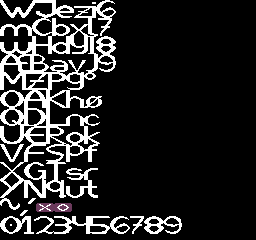
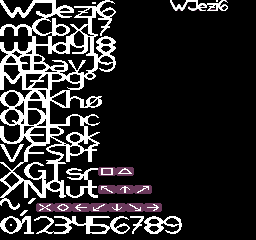
Before/after of a 256×240 layered artwork. What changed in the layer stack:
added layer "mindre" above "mindre-baggrund" over (170, 0, 228, 11)
added layer "mindre-baggrund" above "tegning" over (170, 0, 228, 11)
painted on "tegning" over (42, 54, 162, 212)
